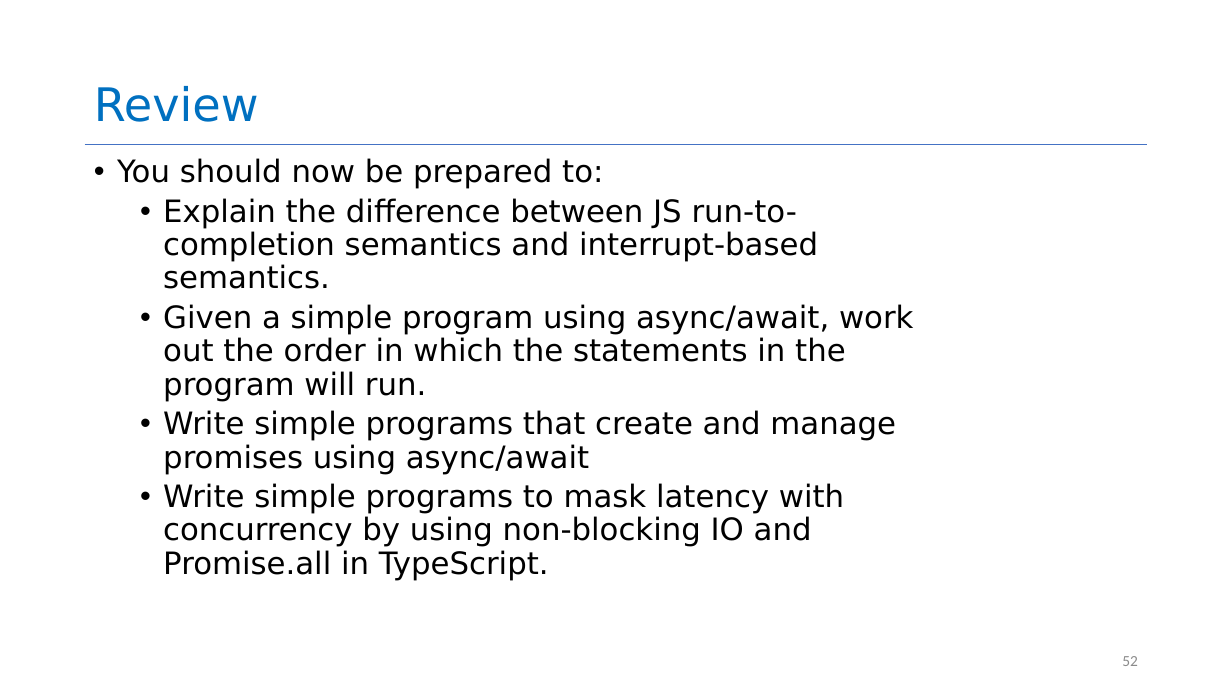
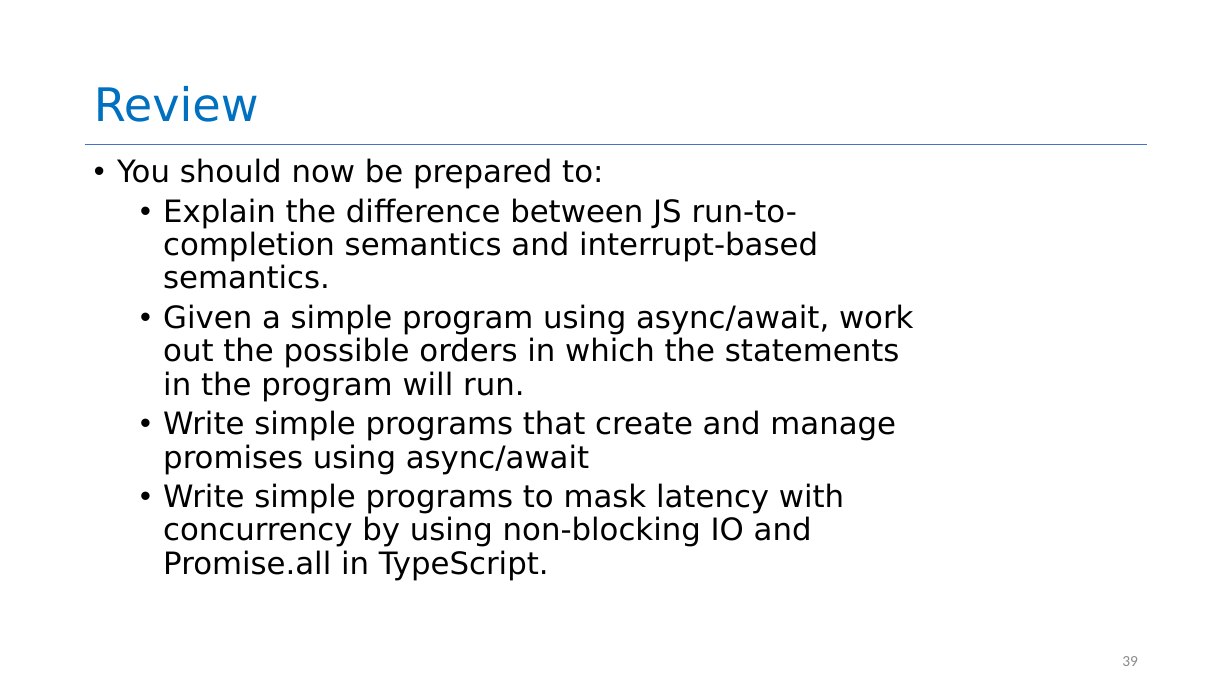
Before and after one commit to neu-se/CS4530-Spring-2026, a slide deck: slide 39 of Slides/Module 09 Concurrency Patterns in Typescript.pptx (slide 52 before the commit). Drawn at 1232x693 pixels with LibreOffice and Linux fonts; fonts in the diff are those of the drawing. Boxes give left, top, right and bottom in pixels: in the first picture for what was removed or moved away, otherwise in the second. Text is boxed around its words. In the diff, an @@ line names an element or a change of style, - is before the commit and + after.

```diff
--- a/Slides/Module 09 Concurrency Patterns in Typescript.pptx
+++ b/Slides/Module 09 Concurrency Patterns in Typescript.pptx
@@ text at box(163, 304, 914, 402): text changed @@
-  • Given a simple program using async/await, work out the order in which the statements in the program will run.
+  • Given a simple program using async/await, work out the possible orders in which the statements in the program will run.
@@ page number at box(1122, 656, 1138, 666): text changed @@
-52
+39
```
Also in this commit, not shown: 14 other slides changed, 12 slides added, 25 slides removed, 2 other files.
